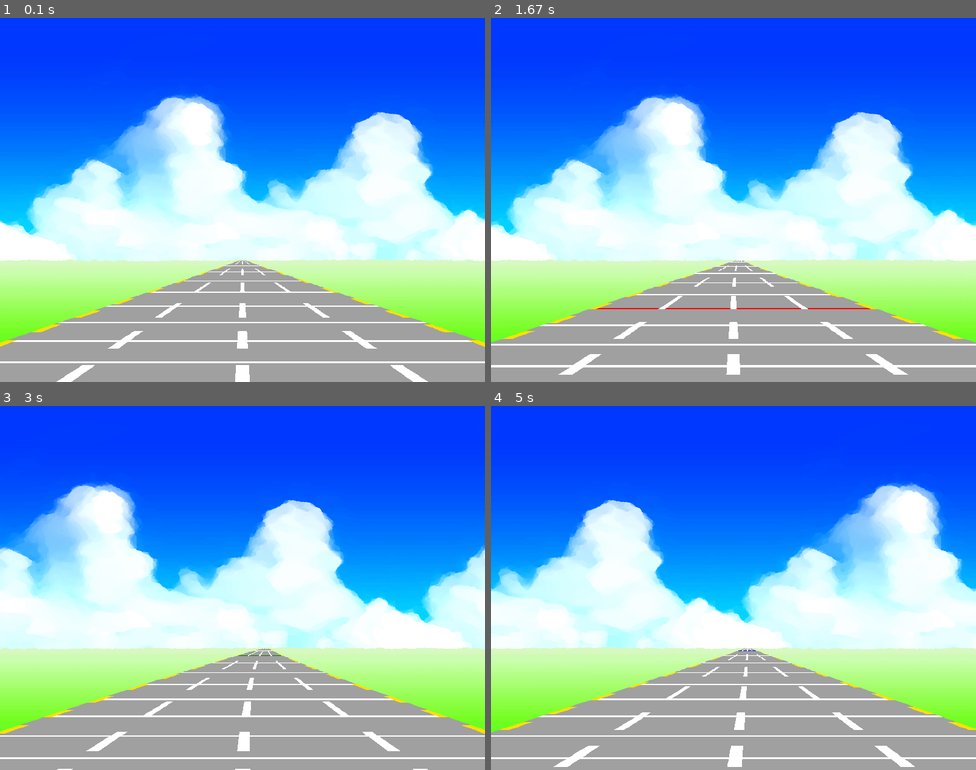
Above: before the commit, frames 1-4 (two rows, left to right).
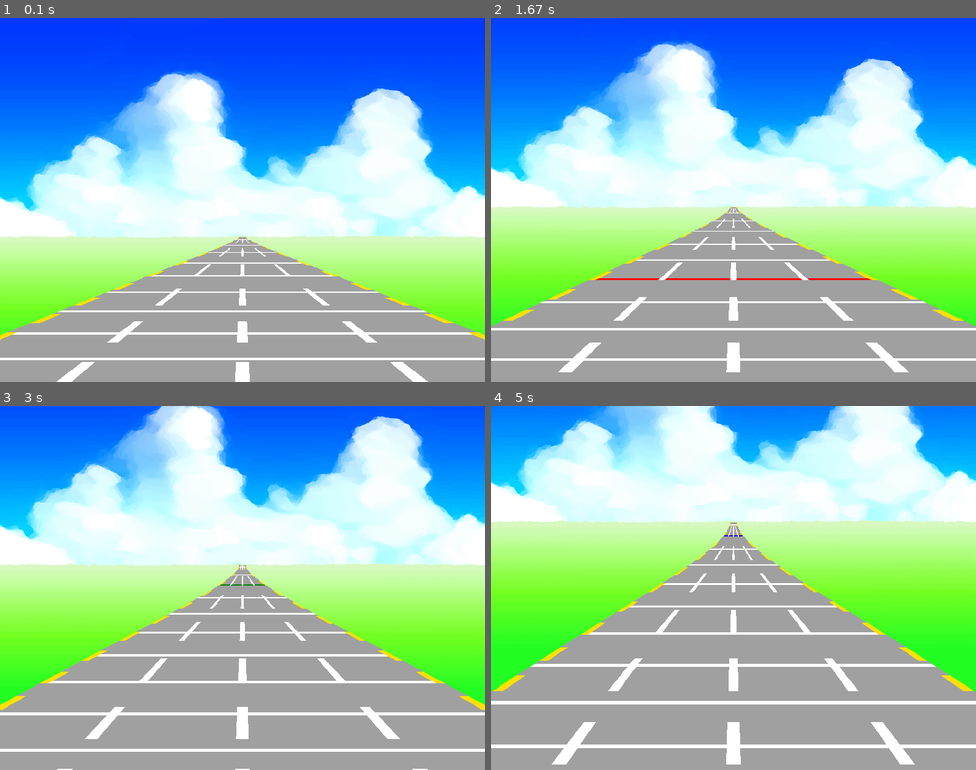
Above: after the commit, the same moments.

Repository: Kimura-Taiki/Python_game_zissen
Game: pygame game, started from Chapter10/rf.py
Same seed, same stepped clock (60 frames per second), same inputs: the game is played once before the commit and once after it.
Inputs:
- Up to frame 1 (0.1 s): no input
- Up to frame 2 (1.67 s): hold Up 0.33-0.8 s; hold Up 0.83-1.2 s; hold Up 1.23-1.53 s; hold Up from 1.57 s (still down)
- Up to frame 3 (3 s): release Up at 1.93 s; hold Up 1.97-2.27 s; hold Up 2.3-2.67 s; hold Up from 2.7 s (still down)
- Up to frame 4 (5 s): release Up at 3 s; hold Up 3.03-3.4 s; hold Up 3.43-3.73 s; hold Up 3.77-4.13 s; hold Up 4.17-4.47 s; hold Up 4.5-4.87 s; hold Up from 4.9 s (still down)

The runs differ from the first frame. In frame 1, 42% of the frame differs, in the area x 0-100%, y 14-100%; in frame 2, 68%; in frame 3, 79%; in frame 4, 82%, in the area x 0-100%, y 0-100%.

Commit message:
J025:DATA_UDで仰角俯角を持てる様に加筆

Diff:
--- a/Chapter10/mod/const.py
+++ b/Chapter10/mod/const.py
@@ -19,6 +19,15 @@
 
 BOARD_UD: Final = [2*sin(radians(i*1.5)) for i in range(BOARD)]
 '''板の起伏です。0が手前、BOARD-1が最遠です。正弦曲線の半周期×2に相当します。'''
+
+DATA_LR: Final = [0, 0, 0, 0, 0, 0, 0, 0, 0]
+'''コースのBOARD枚毎の極値曲率です。曲率は各極値から次の極値へ一次関数的に遷移します。'''
+
+DATA_UD: Final = [0,-2,-4,-6,-4,-2, 2, 4, 2]
+'''コースのBOARD枚毎の極値仰角です。仰角は各極値から次の極値へ一次関数的に遷移します。'''
+
+CLEN: Final = len(DATA_LR)
+'''len(DATA_LR)です。'''
 
 Y_AT_0_DEGREES: Final = 400
 
@@ -59,9 +68,3 @@
 
 PNG_BG: Final[str] = "image_pr/bg.png"
 '''ゲーム背景の画像アドレス'''
-
-DATA_LR: Final = [0, 0, 1, 0, 6, -6, -4, -2, 0]
-'''コースのBOARD枚毎の極値曲率です。曲率は各極値から次の極値へ一次関数的に遷移します。'''
-
-CLEN: Final = len(DATA_LR)
-'''len(DATA_LR)です。'''
--- a/Chapter10/mod/racer_game.py
+++ b/Chapter10/mod/racer_game.py
@@ -55,6 +55,15 @@
                       curve=[DATA_LR[i]*(BOARD-j)/BOARD+DATA_LR[(i+1) % CLEN]*j/BOARD for i in range(CLEN) for j in range(BOARD)],
                       updown=[0.0 for _ in range(BOARD*CLEN)])
 
+    @classmethod
+    def lrud_list_course(cls) -> 'Course':
+        '''list1007_1.pyで用いられているDATA_LRとDATA_UDからコースを生成する関数です。
+        DATA_LRを曲率の極値として、DATA_UDを仰角の極値として、隣接極値間では一次関数で補完します。
+        各極値間はBOARD枚分の距離があります。'''
+        return Course(img_bg=pygame.image.load(PNG_BG), cmax=BOARD*CLEN,
+                      curve=[DATA_LR[i]*(BOARD-j)/BOARD+DATA_LR[(i+1) % CLEN]*j/BOARD for i in range(CLEN) for j in range(BOARD)],
+                      updown=[DATA_UD[i]*(BOARD-j)/BOARD+DATA_UD[(i+1) % CLEN]*j/BOARD for i in range(CLEN) for j in range(BOARD)])
+
 
 class RacerGame():
     def __init__(self) -> None:
@@ -65,7 +74,7 @@
         self.clock = pygame.time.Clock()
         '''pygame.time.Clock : ゲームループのフレームレートを制御するためのClockインスタンスです。
         このクロックは主に `Clock.tick` メソッドを使用して一定のフレームレートを維持します。'''
-        self.COURSE = Course.lr_list_course()
+        self.COURSE = Course.lrud_list_course()
         '''現在走っているコースです。変更を想定していないので現時点では定数です。
         本来ならRacerGameインスタンス生成時に注入すべき値ですが、今回は面倒なので直埋めします。'''
         self.car_y = 0
